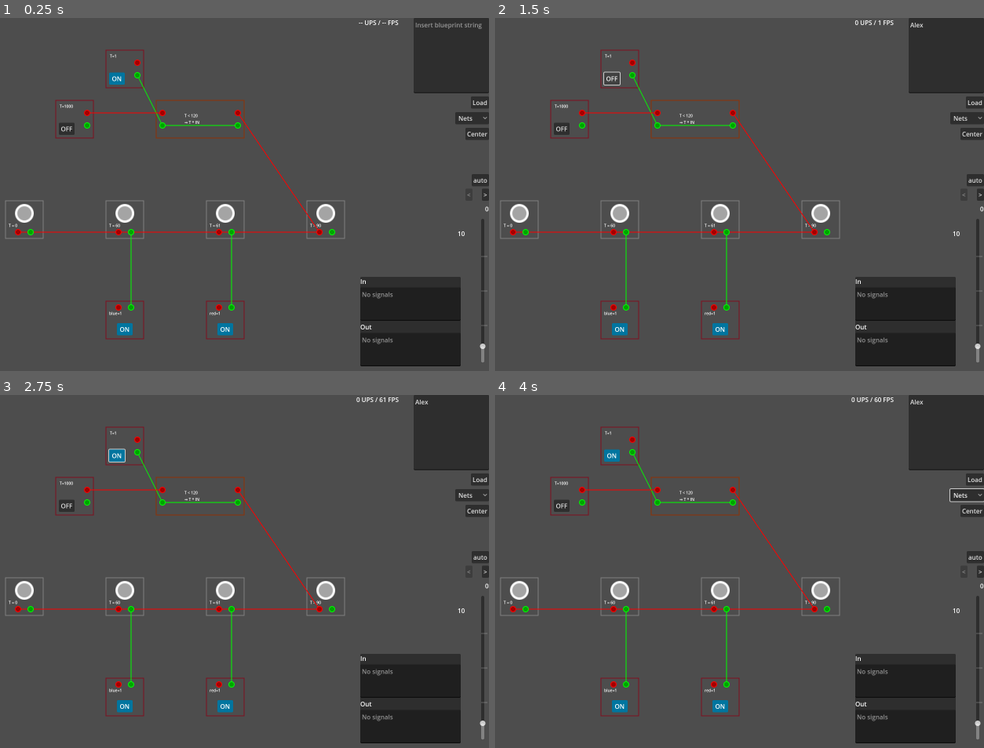
Above: before the commit, frames 1-4 (two rows, left to right).
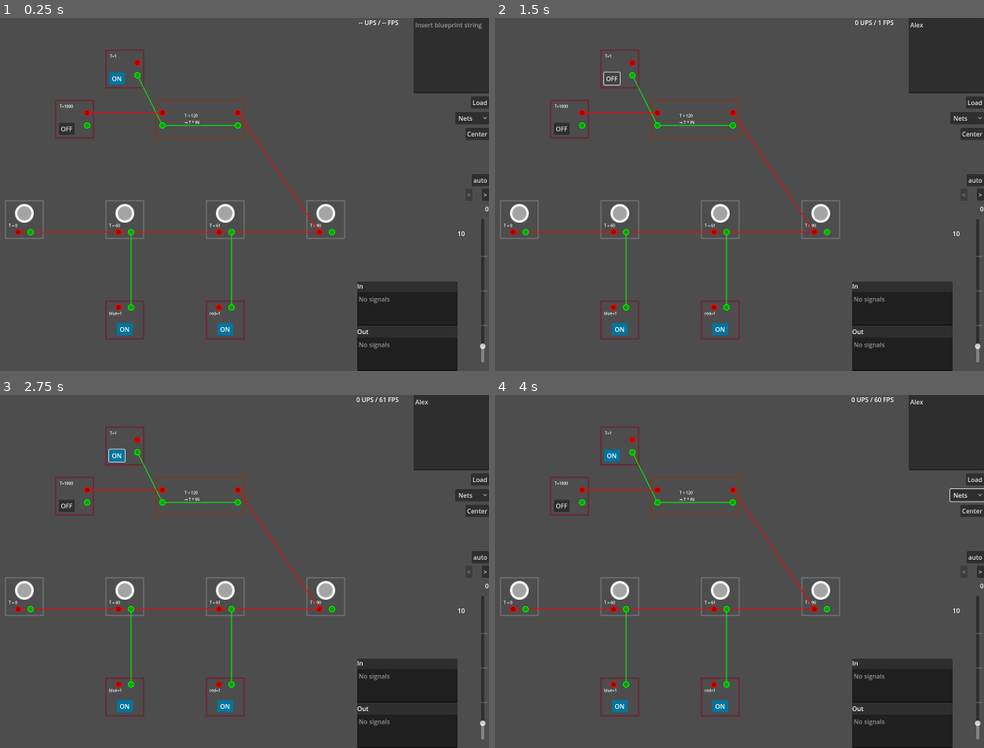
Above: after the commit, the same moments.

Repository: jlaunonen/factsim
Game: Godot game, scene res://main.tscn
Two runs of this game, one before a commit and one after it. Both use one fixed random seed, a clock stepped at 60 frames per second and the inputs below.
Inputs (mouse positions are in pixels of both pictures, inside the frame that each line leads up to):
- Up to frame 1 (0.25 s): no input
- Up to frame 2 (1.5 s): click (944, 56) at 0.52 s; type "Alex" at 0.6 s; click "ON" at 1.25 s
- Up to frame 3 (2.75 s): click "OFF" at 2 s
- Up to frame 4 (4 s): click "Nets" at 2.75 s; click "Center" at 3.5 s

The runs differ from the first frame. In frame 1, 1.1% of the frame differs, in the area x 73-95%, y 73-100%; in frame 2, 1.1%; in frame 3, 1.1%; in frame 4, 1.1%.

Commit message:
Re-parent Monitor on PanelContainer
To make it better UI compatible and supporting anchors.

Diff:
--- a/main.tscn
+++ b/main.tscn
@@ -204,7 +204,12 @@
 grow_vertical = 2
 
 [node name="hoverMonitor" parent="CanvasLayer" instance=ExtResource("8_njhtd")]
-position = Vector2(1400, 888)
+anchors_preset = 3
+anchor_left = 1.0
+anchor_right = 1.0
+offset_left = -336.0
+offset_right = -80.0
+grow_horizontal = 0
 
 [node name="upsLabel" type="Label" parent="CanvasLayer"]
 custom_minimum_size = Vector2(80, 0)
--- a/utils/Monitor.gd
+++ b/utils/Monitor.gd
@@ -1,8 +1,8 @@
-extends Node2D
+extends PanelContainer
 
-@onready var name_label : Label = $"PanelContainer/VBoxContainer/HBoxContainer/nameLabel"
-@onready var text_in : TextEdit = $"PanelContainer/VBoxContainer/TextEdit"
-@onready var text_out : TextEdit = $"PanelContainer/VBoxContainer/TextEdit2"
+@onready var name_label : Label = $"VBoxContainer/HBoxContainer/nameLabel"
+@onready var text_in : TextEdit = $"VBoxContainer/TextEdit"
+@onready var text_out : TextEdit = $"VBoxContainer/TextEdit2"
 
 func _ready() -> void:
 	pass
--- a/utils/Monitor.tscn
+++ b/utils/Monitor.tscn
@@ -2,10 +2,7 @@
 
 [ext_resource type="Script" path="res://utils/Monitor.gd" id="1_1bdku"]
 
-[node name="Node2D" type="Node2D"]
-script = ExtResource("1_1bdku")
-
-[node name="PanelContainer" type="PanelContainer" parent="."]
+[node name="PanelContainer" type="PanelContainer"]
 anchors_preset = 7
 anchor_left = 0.5
 anchor_top = 1.0
@@ -16,41 +13,42 @@
 offset_right = 128.0
 grow_horizontal = 2
 grow_vertical = 0
+script = ExtResource("1_1bdku")
 
-[node name="VBoxContainer" type="VBoxContainer" parent="PanelContainer"]
+[node name="VBoxContainer" type="VBoxContainer" parent="."]
 layout_mode = 2
 
-[node name="HBoxContainer" type="HBoxContainer" parent="PanelContainer/VBoxContainer"]
+[node name="HBoxContainer" type="HBoxContainer" parent="VBoxContainer"]
 layout_mode = 2
 
-[node name="Label" type="Label" parent="PanelContainer/VBoxContainer/HBoxContainer"]
+[node name="Label" type="Label" parent="VBoxContainer/HBoxContainer"]
 layout_mode = 2
 text = "In"
 
-[node name="nameLabel" type="Label" parent="PanelContainer/VBoxContainer/HBoxContainer"]
+[node name="nameLabel" type="Label" parent="VBoxContainer/HBoxContainer"]
 layout_mode = 2
 size_flags_horizontal = 3
 horizontal_alignment = 1
 
-[node name="Button" type="Button" parent="PanelContainer/VBoxContainer/HBoxContainer"]
+[node name="Button" type="Button" parent="VBoxContainer/HBoxContainer"]
 visible = false
 layout_mode = 2
 size_flags_horizontal = 8
 size_flags_vertical = 0
 text = "X"
 
-[node name="TextEdit" type="TextEdit" parent="PanelContainer/VBoxContainer"]
+[node name="TextEdit" type="TextEdit" parent="VBoxContainer"]
 layout_mode = 2
 size_flags_vertical = 3
 theme_override_colors/font_readonly_color = Color(1, 1, 1, 1)
 placeholder_text = "No signals"
 editable = false
 
-[node name="Label2" type="Label" parent="PanelContainer/VBoxContainer"]
+[node name="Label2" type="Label" parent="VBoxContainer"]
 layout_mode = 2
 text = "Out"
 
-[node name="TextEdit2" type="TextEdit" parent="PanelContainer/VBoxContainer"]
+[node name="TextEdit2" type="TextEdit" parent="VBoxContainer"]
 layout_mode = 2
 size_flags_vertical = 3
 theme_override_colors/font_readonly_color = Color(1, 1, 1, 1)
@@ -59,6 +57,7 @@
 
 [node name="Line2D" type="Line2D" parent="."]
 visible = false
+position = Vector2(128, 228)
 points = PackedVector2Array(0, 0, 0, 100)
 width = 6.0
 begin_cap_mode = 2
